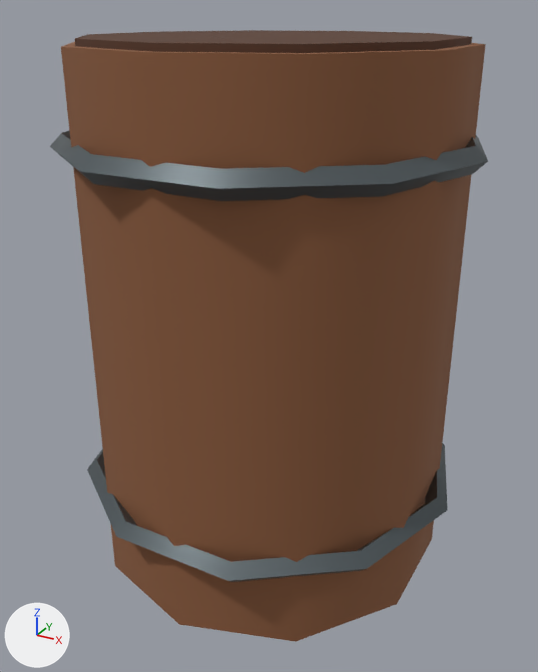
Renders of the Blender file art/env/barrel.blend from each side of a commit.
Rendered twice from a 50 mm lens placed at (0.593, -1.085, 0.948), pointed at (0.006, -0.017, 0.414). The axes (+X, +Y, +Z) are drawn at lower left. The lights are the same throughout. The first picture is the older version. Objects named as collision shapes, trigger or cutter boxes, shadow casters or lower levels of detail are left out.

Names of what the first picture shows: 'Barrel'.
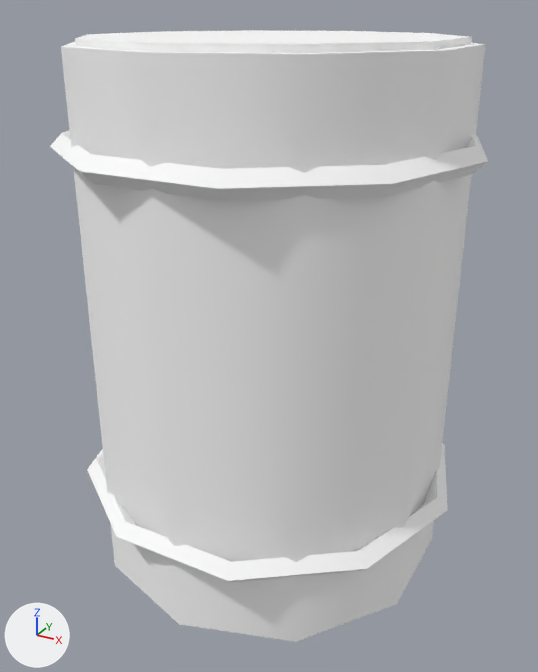
Pixel boxes [x1, y1, x2, y2] of what changed, in the pictures (538 x 672 px):
part 1 of me_barrel, recoloured (brown to white)
    both: [61, 42, 486, 642]
part 2 of me_barrel, recoloured
    both: [50, 131, 488, 582]
part 3 of me_barrel, recoloured (brown to white)
    both: [75, 30, 472, 53]

Patch to the scene script:
```diff
--- a/art/env/barrel.blend.py
+++ b/art/env/barrel.blend.py
@@ mat_vk_vcol @@
+mat_vk_vcol = principled_material('VK_vcol')
+mat_vk_vcol.base_color = (1.0, 1.0, 1.0)  # white #ffffff
+mat_vk_vcol.roughness = 0.9
@@ me_barrel @@
 me_barrel.from_pydata(...)  # 120 vertices, 104 faces; spans x -0.35..0.35, y -0.333..0.333, z 0.0..0.91
 # used by ob_barrel; location = (0.0, 0.0, 0.0)
+# me_barrel part 1: all 12 faces that had it switch from mat_vk_wood (brown #8a5a3b) to mat_vk_vcol (white #ffffff)
+# me_barrel part 2: all 80 faces that had it switch from mat_vk_metal_dark (dark grey #5d666a) to mat_vk_vcol (white #ffffff)
+# me_barrel part 3: all 12 faces that had it switch from mat_vk_wood_dark (brown #573827) to mat_vk_vcol (white #ffffff)
```
